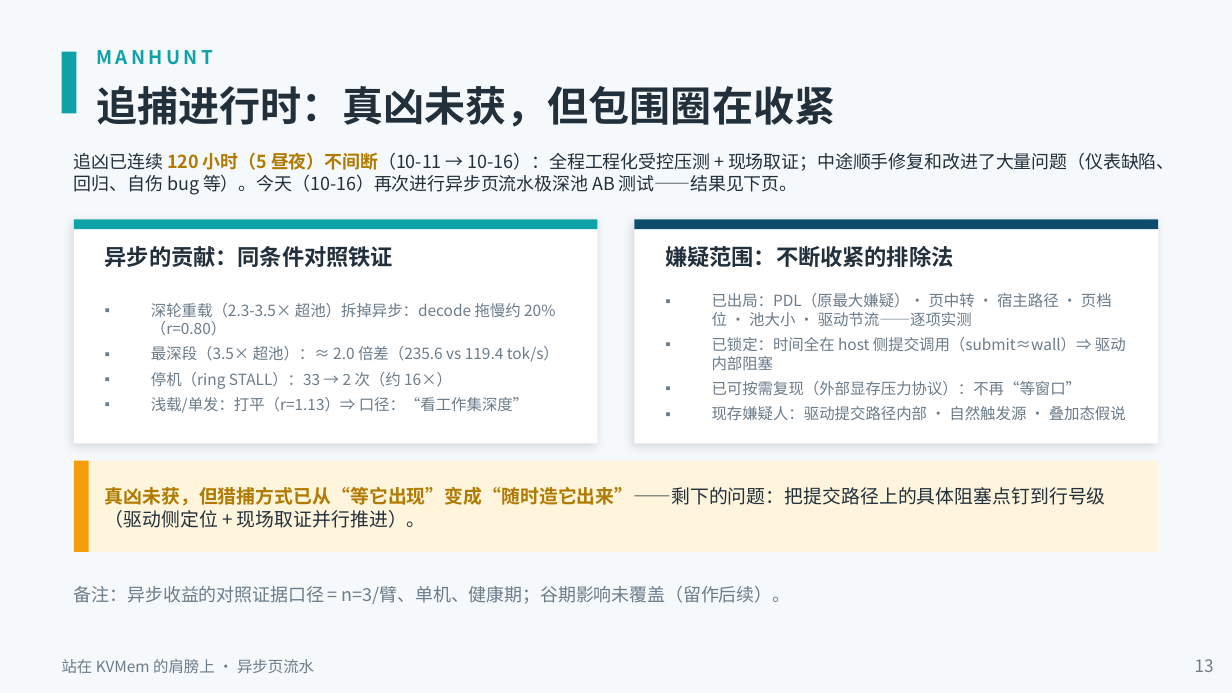
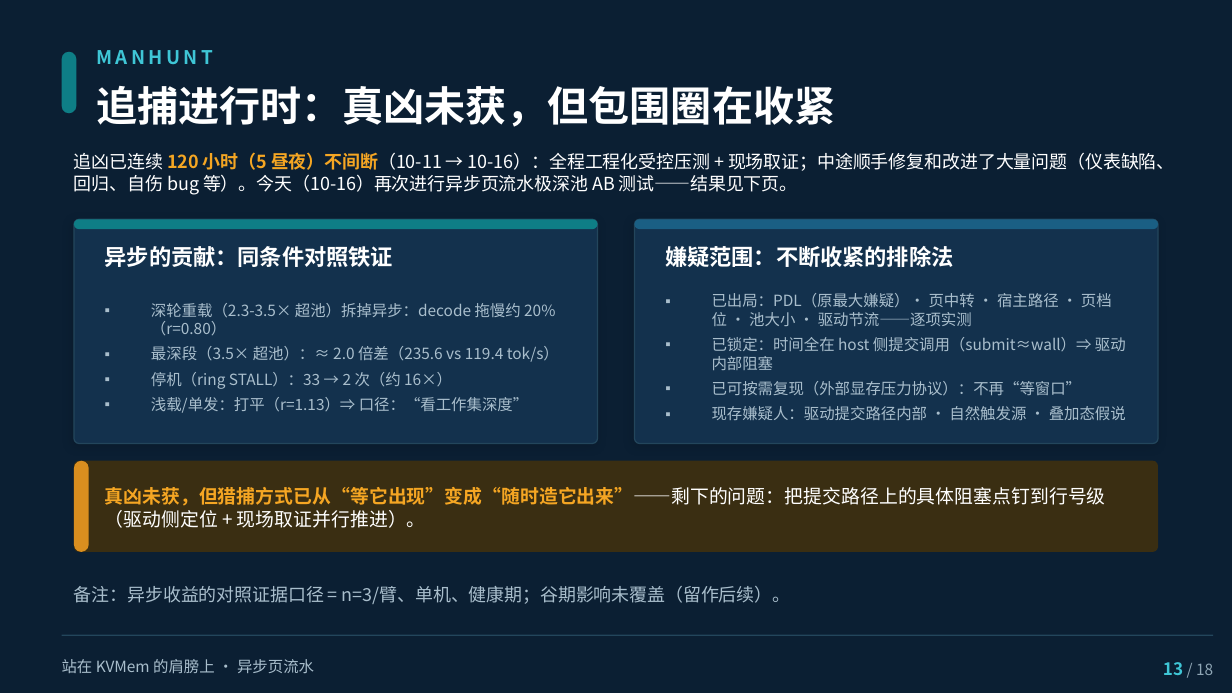
Before and after one commit to paicat1/Ninfer-KVMem-Async, a slide deck: slide 13 of docs/异步页流水-技术说明.pptx. Drawn at 1232x693 pixels with LibreOffice and Linux fonts; fonts in the diff are those of the drawing. Boxes give left, top, right and bottom in pixels: in the first picture for what was removed or moved away, otherwise in the second. Text is boxed around its words. In the diff, an @@ line names an element or a change of style, - is before the commit and + after.

```diff
--- a/docs/异步页流水-技术说明.pptx
+++ b/docs/异步页流水-技术说明.pptx
@@ background #F6F9FB to #0B1F33 @@
@@ rectangle removed at box(62, 52, 76, 113) @@
@@ rounded rectangle added at box(62, 52, 76, 113), fill #0E7E86 @@
@@ text "MANHUNT" at box(96, 50, 213, 64): text colour #0FA3A8 to #3FC6D6 @@
@@ text "追凶已连续 120 小时（5 昼夜）不间断（10-11 → ..." at box(74, 152, 1175, 195): text colour #22303C to #FFFFFF in "追凶已连续 昼夜）不间断（10-11 → 10-16）：全程工程化受控压测 + 现场取证；中途顺手修复和改进了大量问题（ ..."; text colour #B07A00 to #F5A623 in "120 小时（5 昼夜）不间断（10-11" @@
@@ rectangle removed at box(74, 219, 598, 444) @@
@@ rectangle removed at box(74, 219, 598, 229) @@
@@ rounded rectangle added at box(74, 219, 598, 444), fill #13314D, outline #23465C 0.75 pt @@
@@ rounded rectangle added at box(74, 219, 598, 229), fill #0E7E86 @@
@@ rectangle removed at box(634, 219, 1158, 444) @@
@@ rectangle removed at box(634, 219, 1158, 229) @@
@@ rounded rectangle added at box(634, 219, 1158, 444), fill #13314D, outline #23465C 0.75 pt @@
@@ rounded rectangle added at box(634, 219, 1158, 229), fill #1A5F84 @@
@@ text colour #22303C to #FFFFFF in 3 elements at box(96, 86, 835, 127), box(105, 246, 393, 267), box(665, 246, 953, 267) @@
@@ rectangle removed at box(74, 461, 1158, 552) @@
@@ rectangle removed at box(74, 461, 89, 552) @@
@@ rounded rectangle added at box(74, 461, 1158, 552), fill #3A2E12 @@
@@ rounded rectangle added at box(74, 461, 89, 552), fill #D98E1F @@
@@ text "真凶未获，但猎捕方式已从“等它出现”变成“随时造它出来”——剩下的问题：把提交路径上的具体阻塞点钉到行号级（驱动侧定位  ..." at box(105, 487, 1106, 528): text colour #B07A00 to #F5A623 in "真凶未获，但猎捕方式已从“等它出现”变成“随时造它出来”——剩下的问题：把提交路径上的具体阻塞点钉到行号级（驱动侧定位"; text colour #22303C to #FFFFFF in "真凶未获，但猎捕方式已从“等它出现”变成“随时造它出来”——剩下的问题：把提交路径上的具体阻塞点钉到行号级（驱动侧定位  ..." @@
@@ text colour #6B7C8A to #A9BECC in 4 elements at box(151, 303, 559, 413), box(712, 293, 1126, 420), box(74, 586, 791, 604), box(62, 659, 314, 674) @@
@@ rectangle added at box(62, 634, 1214, 636), fill #23465C @@
@@ text at box(1163, 662, 1213, 675): text changed; size 10 to 9 pt; text colour #6B7C8A to #8FA6B5 @@
-13
+13 / 18
```
Also in this commit, not shown: 17 other slides changed, 8 other files.
